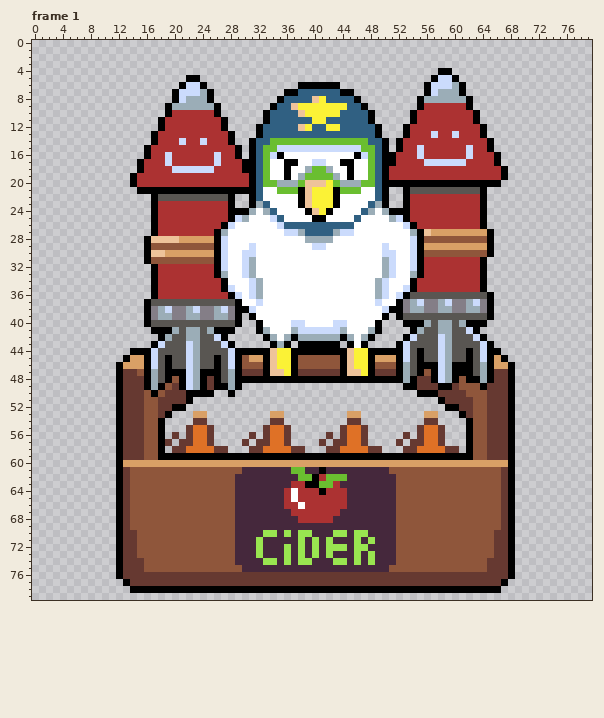
Pixel-art file, stored at Assets/ase/rocket_anim_cider.ase. That is the earlier state.
80x80 pixels, 10 frames. Shown: frame 1. The commit also changed other frames, which this record leaves out.
The result:
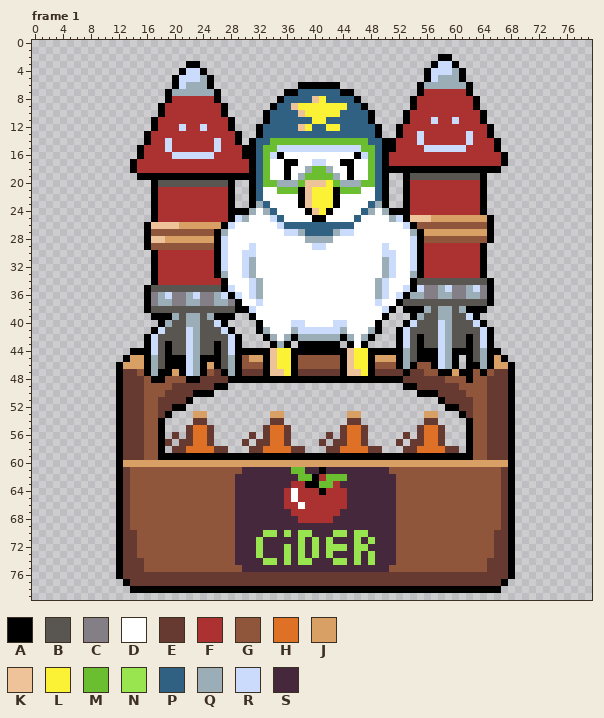
Palette (. is transparent): A #000000  B #595652  C #847e87  D #ffffff  E #663931  F #ac3232  G #8f563b  H #df7126  J #d9a066  K #eec39a  L #fbf236  M #6abe30  N #99e550  P #306082  Q #9badb7  R #cbdbfc  S #45283c
Difference:
Changed rows in their new state; - is an unchanged pixel.
Frame 1, layers "rocket r", "rocket l":
first column x 14:
 2 --------------------------------------------AA--------
 3 --------AA---------------------------------ARRA-------
 4 -------ARRA-------------------------------ARRRQA------
 5 ------ARRRQA------------------------------ARQQQA------
 6 ------ARQQQA-----------------------------AQQQQ-QA-----
 7 -----AQQQQ-QA----------------------------AFFFFFFA-----
 8 -----AFFFFFFA---------------------------AFFFFFFFFA----
 9 ----AFFFFFFFFA--------------------------AF------FA----
10 ----AF------FA-------------------------AF--------FA---
11 ---AF--------FA------------------------AF--R--R--FA---
12 ---AF--R--R--FA-----------------------AF----------FA--
13 --AF----------FA----------------------AF-R-F--F-R-FA--
14 --AF-R-F--F-R-FA---------------------AF--R------R--FA-
15 -AF--R------R--FA--------------------AF--FRRRRRRF--FA-
16 -AF--FRRRRRRF--FA--------------------F---F------F---FA
17 AF---F------F---F--------------------F----FFFFFF----FA
18 AF----FFFFFF----F--------------------AAAAAAAAAAAAAAAA.
19 .AAAAAAAAAAAAAAAA--------------------..ABBBBBBBBBBA...
20 ...ABBBBBBBBBBA..--------------------..-FFFFFFFFFF-..-
21 -..-FFFFFFFFFF-..-----------------------FFFFFFFFFF----
22 ----FFFFFFFFFF----------------------------------------
25 ----------------------------------------KKKJJJJJJJJA--
26 --AKKKKJJJJJJ----------------------------GGGGGGGGGGA--
27 --AGGGGGGGGG------------------------------J-----------
28 -----JJ-----------------------------------------------
29 ------------------------------------------FFFFFFFFA.--
30 --.AFFFFFFFF------------------------------FFFFFFFFA.--
31 --.AFFFFFFFF------------------------------------------
34 -----------------------------------------BBBBBBBBBBA--
35 --ABBBBBBBBBB----------------------------RCCQRCCQRCA--
36 --ACQRCCQRCCQR--------------------------QQCCQQCCQQC---
37 ---CQQCCQQCCQQC------------------------BBBBBBBBBBBB---
38 ---BBBBBBBBBBBB-----------------------.AAAQB--BQAAA.--
39 --.AAAQB--BQAAA.----------------------..AQ--QQ--RA..--
40 --..AQ--QQ--RA..------------------------RBB-R--BBR----
41 ----RBB-R--BBR------------------------ARBB--R---BBRA--
42 --ARBB--R---BBRA----------------------ARBA------ABRA--
43 --ARBA------ABRA-------------------------A------A-----
44 -----A------A--------------------------Q--AA--AA--Q---
45 ---Q--AA--AA--Q------------------------Q--AA--A.--Q---
46 ---Q--AA--AJ--Q-------------------------AGG----.-A----
47 ----A-J----GEA------------------------EAEE-GAAJ--GAG--
48 --GAAG-GAAE-EEA------------------------EE--EEGG--GGE--
49 --GGG--EEEE---..----------------------------EE----G---
50 ---G----E-----.---------------------------------------
